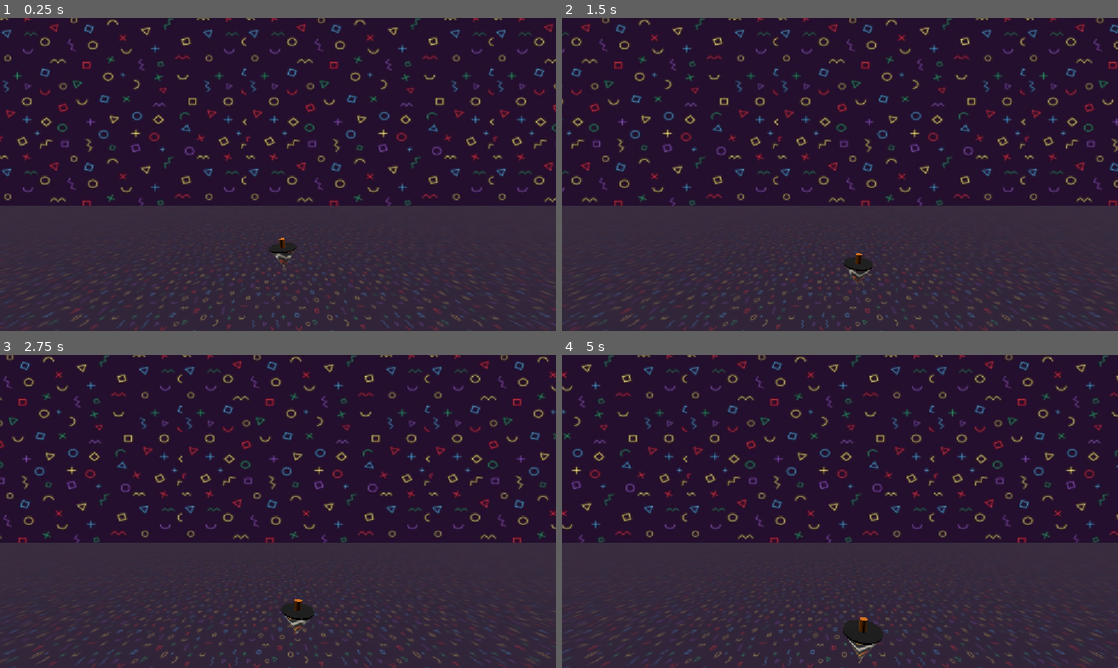
Above: before the commit, frames 1-4 (two rows, left to right).
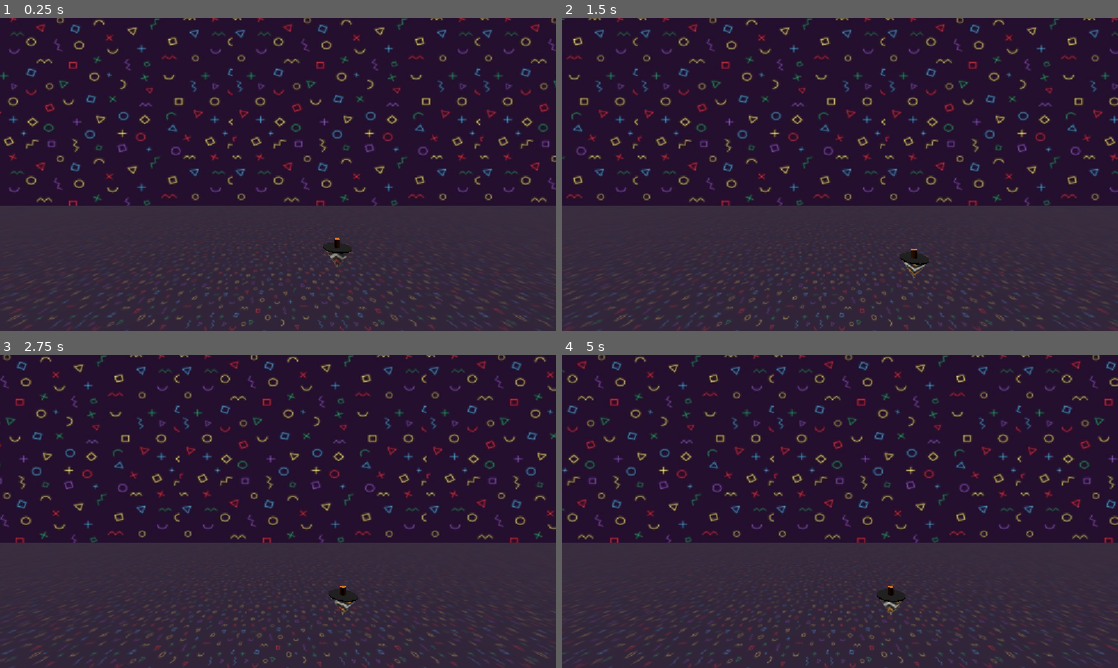
Above: after the commit, the same moments.

Repository: Tal1762/JuniperGameJam
Game: Godot game, scene res://space.tscn
The game is run twice, just before and just after one commit, with the same random seed, the same clock (stepped at 60 frames per second) and the same inputs.
Inputs:
- Up to frame 1 (0.25 s): no input
- Up to frame 2 (1.5 s): no input
- Up to frame 3 (2.75 s): no input
- Up to frame 4 (5 s): no input

The runs differ from the first frame. In frame 1, 14% of the frame differs, in the area x 0-100%, y 0-100%; in frame 2, 14%; in frame 3, 9.4%; in frame 4, 14%.

Commit message:
friction adjust

Diff:
--- a/space.tscn
+++ b/space.tscn
@@ -41,6 +41,7 @@
 transform = Transform3D(8.909714, 0, 0, 0, 4.9963913, 0, 0, 0, 2.1581802, -3.6399403, 42.448776, -17.832928)
 mesh = SubResource("BoxMesh_hay7f")
 
-[node name="Top" parent="." unique_id=711918422 instance=ExtResource("1_d5lh8")]
+[node name="Top" parent="." unique_id=711918422 node_paths=PackedStringArray("body") instance=ExtResource("1_d5lh8")]
 transform = Transform3D(1, 0, 0, 0, 1, 0, 0, 0, 1, 0, 1.3678565, 0)
+body = NodePath(".")
 stability_factor = 1.2
--- a/top.gd
+++ b/top.gd
@@ -5,7 +5,7 @@
 
 # Called when the node enters the scene tree for the first time.
 func _ready() -> void:
-	body.add_constant_force(Vector3(10, 0, 0))
+	body.apply_force(Vector3(1000, 0, 0))
 	body.apply_torque(Vector3(0, 10000, 0))
 
 
--- a/top.tscn
+++ b/top.tscn
@@ -2,6 +2,9 @@
 
 [ext_resource type="Script" uid="uid://votv5a8hv3s1" path="res://top.gd" id="1_rl3jk"]
 [ext_resource type="Texture2D" uid="uid://c74qkwig75ul1" path="res://black-orange-background-with-pattern-zigzag_993259-22636.jpg" id="2_on2c2"]
+
+[sub_resource type="PhysicsMaterial" id="PhysicsMaterial_qtpbo"]
+friction = 0.01
 
 [sub_resource type="CylinderMesh" id="CylinderMesh_38se4"]
 bottom_radius = 0.0
@@ -25,9 +28,9 @@
 [sub_resource type="CylinderMesh" id="CylinderMesh_k4os8"]
 material = SubResource("StandardMaterial3D_38se4")
 
-[node name="Top" type="RigidBody3D" unique_id=711918422 node_paths=PackedStringArray("body")]
+[node name="Top" type="RigidBody3D" unique_id=711918422]
+physics_material_override = SubResource("PhysicsMaterial_qtpbo")
 script = ExtResource("1_rl3jk")
-body = NodePath(".")
 
 [node name="Skin" type="MeshInstance3D" parent="." unique_id=1889066378]
 transform = Transform3D(1, 0, 0, 0, 1, 0, 0, 0, 1, 0, 0.12963867, 0)
